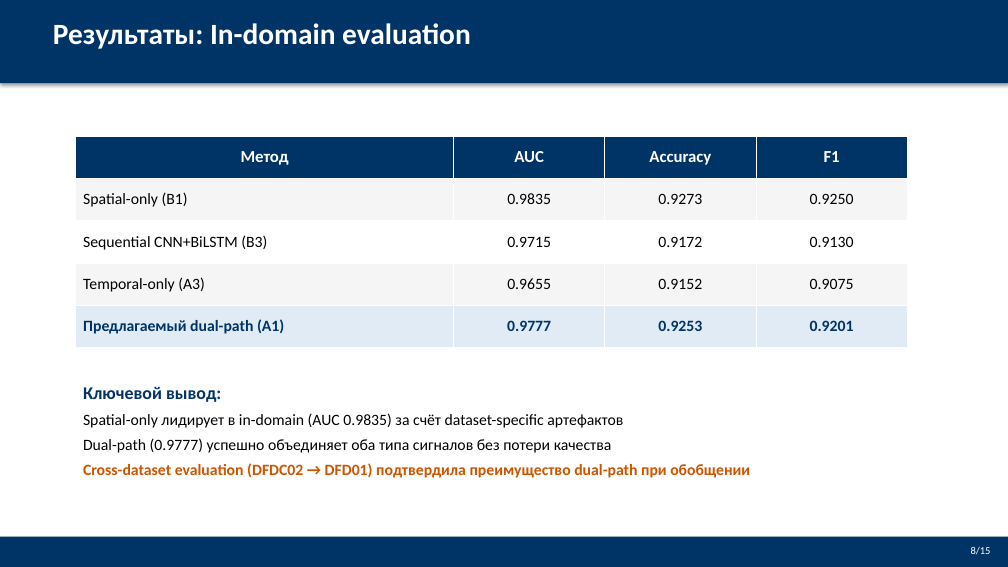
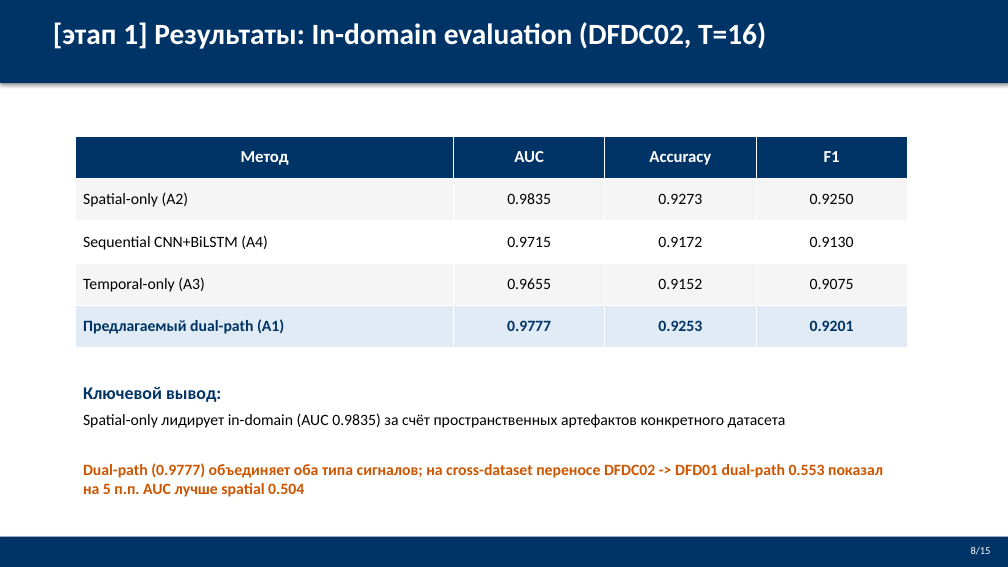
Before and after one commit to Jokeera/deepfake-detection, a slide deck: slide 8 of VKRDoc/Defense_Presentation.pptx. Drawn at 1008x567 pixels with LibreOffice and Linux fonts; fonts in the diff are those of the drawing. Boxes give left, top, right and bottom in pixels: in the first picture for what was removed or moved away, otherwise in the second. Text is boxed around its words. In the diff, an @@ line names an element or a change of style, - is before the commit and + after.

```diff
--- a/VKRDoc/Defense_Presentation.pptx
+++ b/VKRDoc/Defense_Presentation.pptx
@@ text at [53,22,766,49]: text changed @@
-Результаты: In-domain evaluation
+[этап 1] Результаты: In-domain evaluation (DFDC02, T=16)
@@ table at [76,136,907,348] @@
-row 2, column 1: Spatial-only (B1)
+row 2, column 1: Spatial-only (A2)
-row 3, column 1: Sequential CNN+BiLSTM (B3)
+row 3, column 1: Sequential CNN+BiLSTM (A4)
@@ text at [83,413,883,497]: text changed; text colour #000000 to #CC5500; bold on @@
-Spatial-only лидирует в in-domain (AUC 0.9835) за счёт dataset-specific артефактов
-Dual-path (0.9777) успешно объединяет оба типа сигналов без потери качества
-Cross-dataset evaluation (DFDC02 → DFD01) подтвердила преимущество dual-path при обобщении
+Spatial-only лидирует in-domain (AUC 0.9835) за счёт пространственных артефактов конкретного датасета
+Dual-path (0.9777) объединяет оба типа сигналов; на cross-dataset переносе DFDC02 -> DFD01 dual-path 0.553 показал на 5 п.п. AUC лучше spatial 0.504
```
Also in this commit, not shown: 11 other slides changed, 1 other file.
